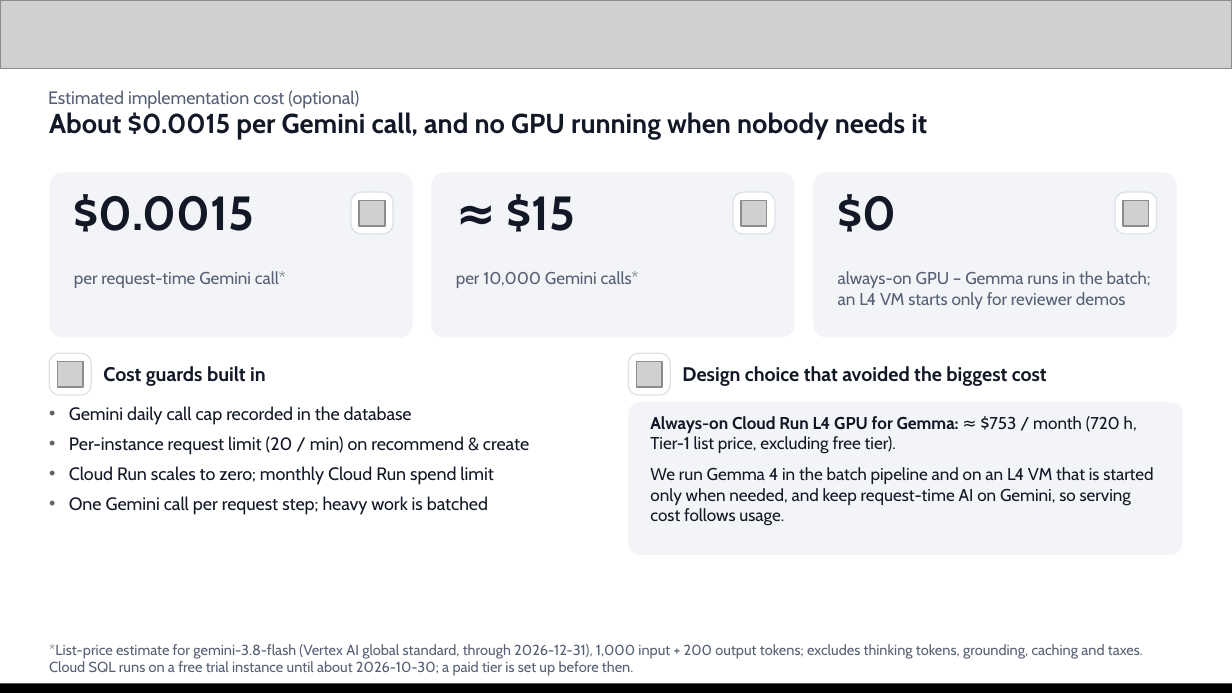
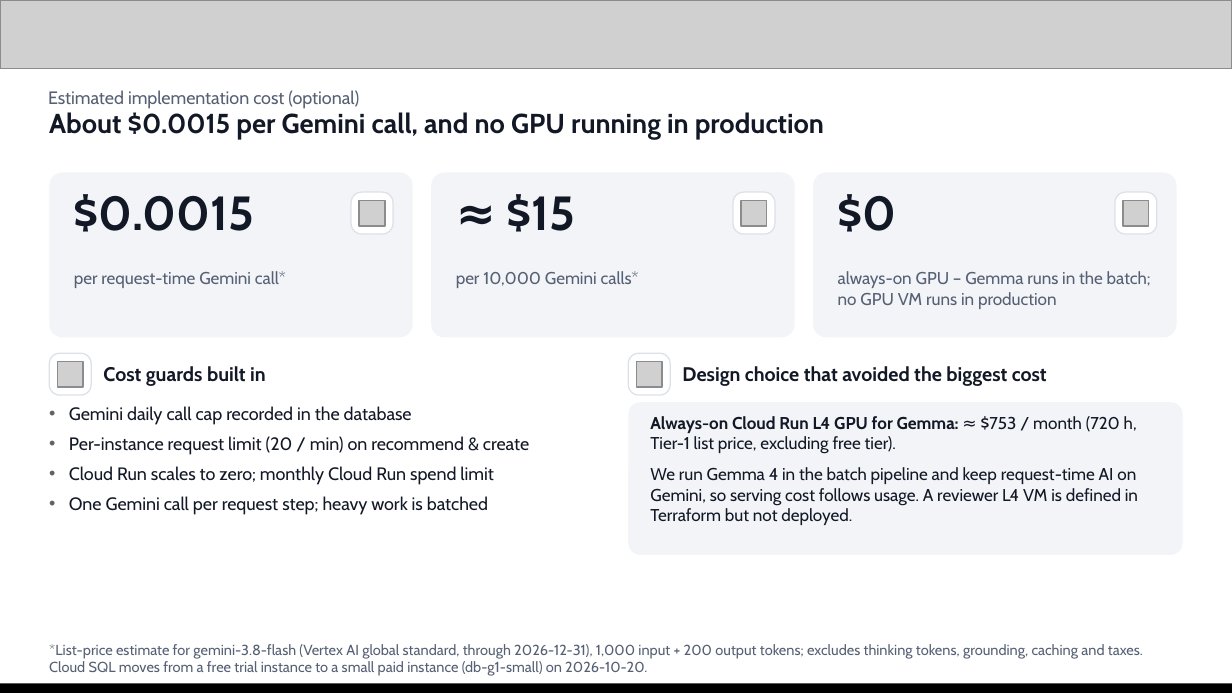
Before and after one commit to Sihyeon-Ji/trend-interpreter, a slide deck: slide 8 of docs/대회/제출/AI-Builder-Cup-제출-초안.pptx. Drawn at 1232x693 pixels with LibreOffice and Linux fonts; fonts in the diff are those of the drawing; grey boxes stand for pictures. Boxes give left, top, right and bottom in pixels: in the first picture for what was removed or moved away, otherwise in the second. Text is boxed around its words. In the diff, an @@ line names an element or a change of style, - is before the commit and + after.

Commit message:
docs: 제출 마무리 – 영상 링크, 덱 GPU 문장을 10-16 결정에 맞춤, 제출 문안·체크리스트 갱신
- 데모 영상(https://youtu.be/KHXkWvGHFx4, 2분 53초, 일부 공개)을 README·README.kr·덱 15쪽·제출 문안에 넣었다
- 덱 6·7·8쪽 'L4 VM을 필요할 때 켠다'를 '정의만 있고 배포하지 않음'으로, 8쪽 각주는 Cloud SQL 10-20 이전으로, 12쪽은 끝난 마지막 갱신을 빼고 'Now'로 바꿨다. 15쪽 저장소 주소는 trend-interpreter
- README의 Google Cloud 서비스 표에서 GPU 줄을 빼고 Gemma 실시간 분류 설명에 gpu.tf 링크와 '배포하지 않음'을 적었다
- 제출 문안에 심사위원 안내 문장(읽기 전용 계정, Gemma 버튼은 GPU 꺼짐 안내)을 더했다. 계정은 저장소에 적지 않는다
- 발표 자료·영상 계획 완료, 인수인계 문서에 10-17 복귀 메모, 제출 체크리스트의 덱·영상·저장소 완료와 링크 권한 점검 기록

```diff
--- a/docs/대회/제출/AI-Builder-Cup-제출-초안.pptx
+++ b/docs/대회/제출/AI-Builder-Cup-제출-초안.pptx
@@ text at (x1=49, y1=112, x2=824, y2=139): text changed @@
-About $0.0015 per Gemini call, and no GPU running when nobody needs it
+About $0.0015 per Gemini call, and no GPU running in production
@@ text at (x1=838, y1=271, x2=1151, y2=309): text changed @@
-always-on GPU – Gemma runs in the batch; an L4 VM starts only for reviewer demos
+always-on GPU – Gemma runs in the batch; no GPU VM runs in production
@@ text at (x1=650, y1=467, x2=1138, y2=525): text changed @@
-We run Gemma 4 in the batch pipeline and on an L4 VM that is started only when needed, and keep request-time AI on Gemini, so serving cost follows usage.
+We run Gemma 4 in the batch pipeline and keep request-time AI on Gemini, so serving cost follows usage. A reviewer L4 VM is defined in Terraform but not deployed.
@@ text at (x1=49, y1=644, x2=1143, y2=676): text changed @@
-*List-price estimate for gemini-3.8-flash (Vertex AI global standard, through 2026-12-31), 1,000 input + 200 output tokens; excludes thinking tokens, grounding, caching and taxes. Cloud SQL runs on a free trial instance until about 2026-10-30; a paid tier is set up before then.
+*List-price estimate for gemini-3.8-flash (Vertex AI global standard, through 2026-12-31), 1,000 input + 200 output tokens; excludes thinking tokens, grounding, caching and taxes. Cloud SQL moves from a free trial instance to a small paid instance (db-g1-small) on 2026-10-20.
```
Also in this commit, not shown: 4 other slides changed, 8 other files.
